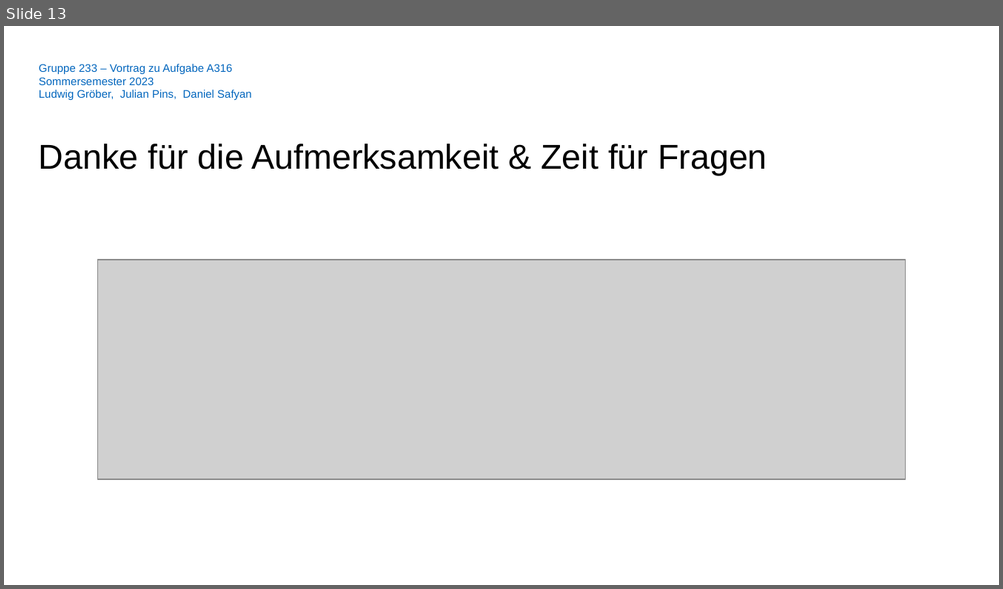
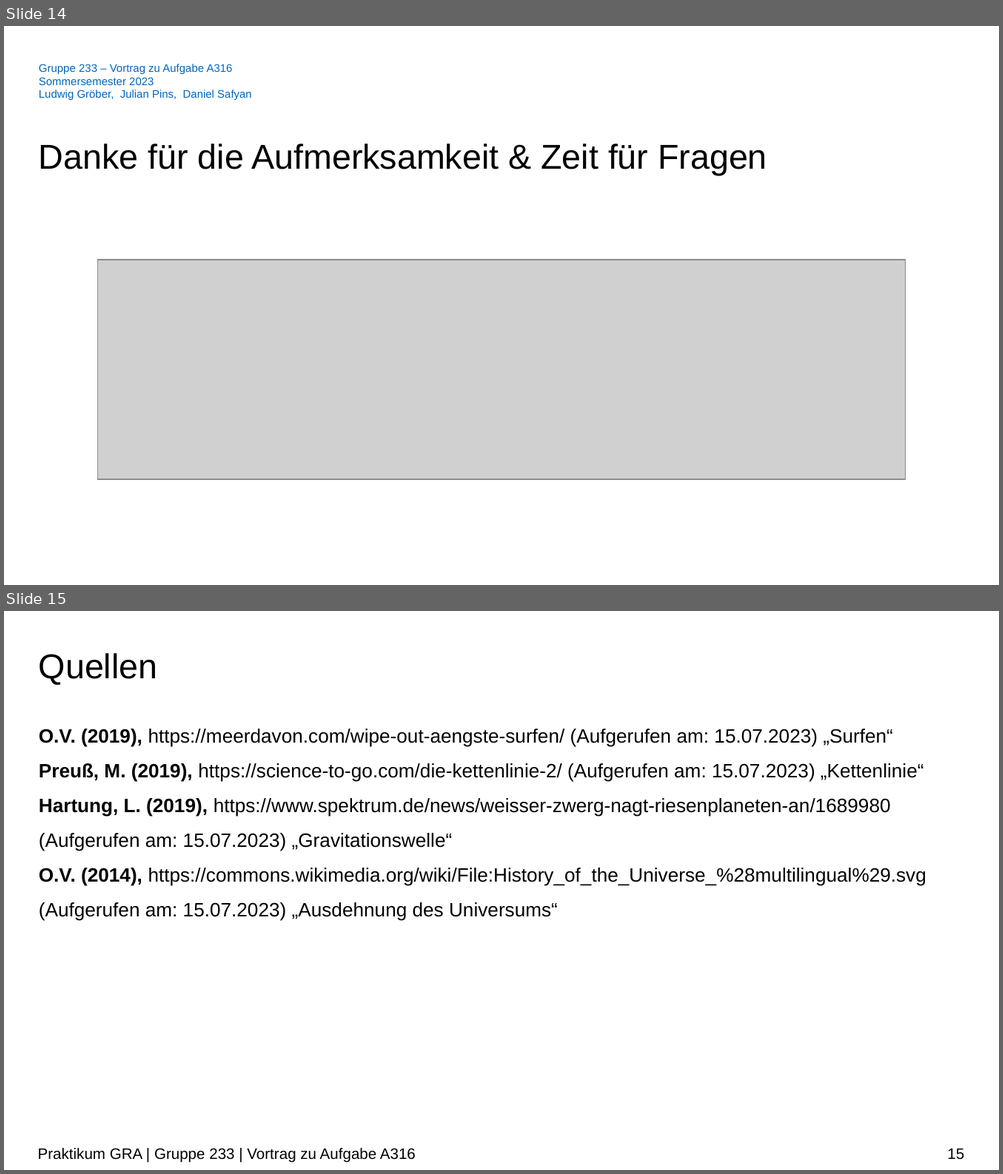
Before and after one commit to ludwiggr/ArSinH, a slide deck: Vortrag/Vortrag.pptx. Shown one above the other, each under a label of ours: slide 13 before the commit, slides 14 and 15 after it. The pictures are 1003x589 and 1003x1174 pixels, drawn with LibreOffice and Linux fonts; fonts in the diff are those of the drawing; grey boxes stand for pictures; background and template pictures are left out. Boxes give left, top, right and bottom in pixels: in the first picture for what was removed or moved away, otherwise in the second. Text is boxed around its words. In the diff, an @@ line names an element or a change of style, - is before the commit and + after.

Commit message:
Update Vortrag & Kompilierte Ausarbeitung

```diff
--- a/Vortrag/Vortrag.pptx
+++ b/Vortrag/Vortrag.pptx
@@ slide 15 added at <box>4,611,999,1170</box>, background #FFFFFF @@
@@ title added at <box>39,653,158,685</box>, 25 pt, text #000000 @@
+Quellen
@@ text added at <box>39,729,926,921</box>, 14 pt, text #000000 @@
+O.V. (2019), https://meerdavon.com/wipe-out-aengste-surfen/ (Aufgerufen am: 15.07.2023) „Surfen“
+Preuß, M. (2019), https://science-to-go.com/die-kettenlinie-2/ (Aufgerufen am: 15.07.2023) „Kettenlinie“
+Hartung, L. (2019), https://www.spektrum.de/news/weisser-zwerg-nagt-riesenplaneten-an/1689980 (Aufgerufen am: 15.07.2023) „Gravitationswelle“
+O.V. (2014), https://commons.wikimedia.org/wiki/File:History_of_the_Universe_%28multilingual%29.svg (Aufgerufen am: 15.07.2023) „Ausdehnung des Universums“
@@ text added at <box>38,1148,415,1163</box>, 11 pt, text #000000 @@
+Praktikum GRA | Gruppe 233 | Vortrag zu Aufgabe A316
@@ page number added at <box>947,1149,964,1160</box>, 11 pt, text #000000 @@
+15
@@ what was slide 13 is now slide 14 @@
```
Also in this commit, not shown: 3 slides changed, 1 other slide added, 2 other files.
